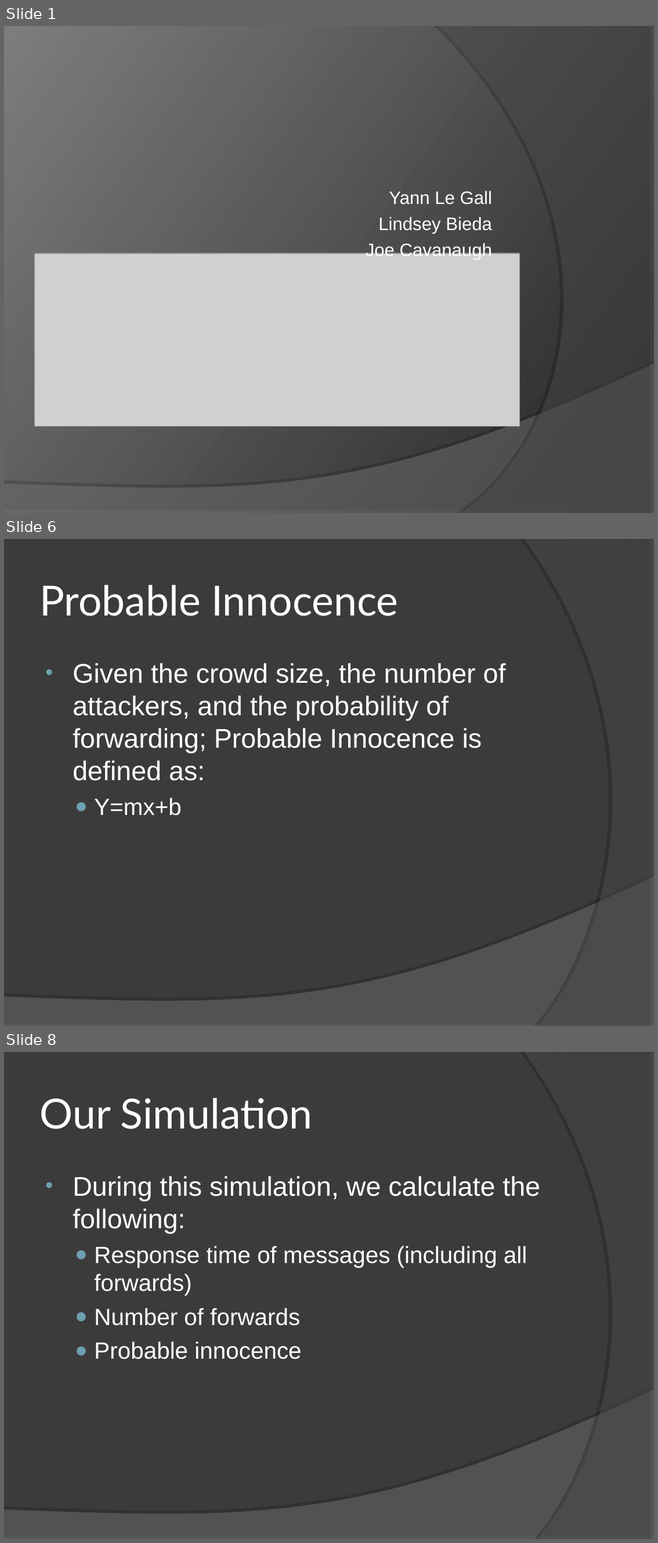
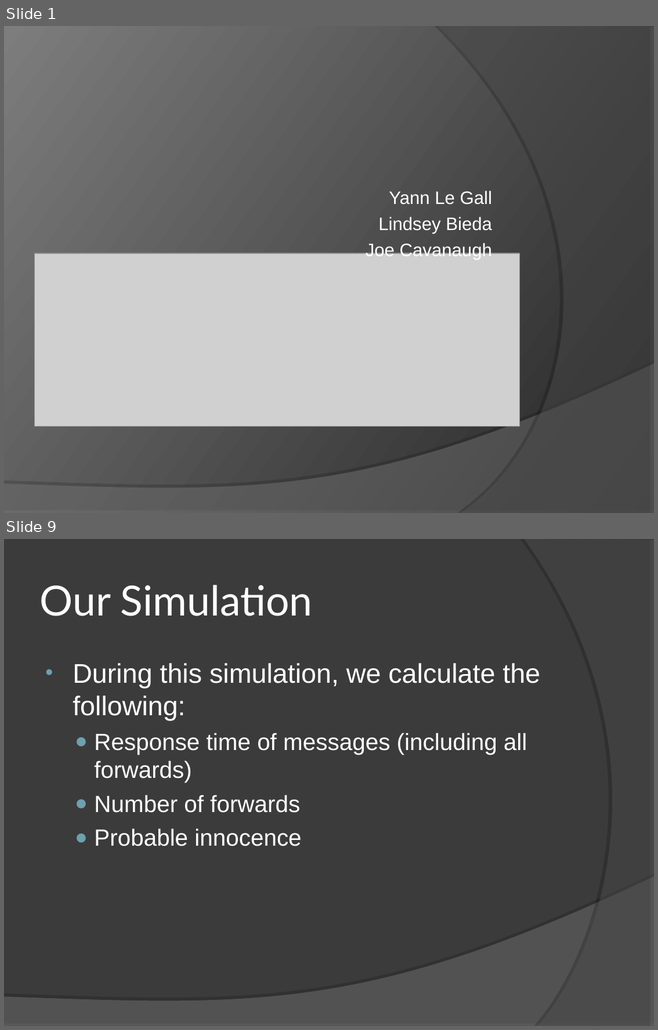
Before and after one commit to jvc11/CrowdsSim, a slide deck: Crowds_YannLindseyJoe.ppt. Shown one above the other, each under a label of ours: slides 1, 6 and 8 before the commit, slides 1 and 9 after it; the slides between them are not shown. The pictures are 658x1543 and 658x1030 pixels, drawn with LibreOffice and Linux fonts; fonts in the diff are those of the drawing; grey boxes stand for pictures. Boxes give left, top, right and bottom in pixels: in the first picture for what was removed or moved away, otherwise in the second. Text is boxed around its words. In the diff, an @@ line names an element or a change of style, - is before the commit and + after.

```diff
--- a/Crowds_YannLindseyJoe.ppt
+++ b/Crowds_YannLindseyJoe.ppt
@@ slide 6 removed at bbox=[4, 539, 654, 1026], background #3B3B3B; not listed: 2 template elements that a slide beside it also shows @@
@@ title removed at bbox=[40, 585, 398, 616] @@
-Probable Innocence
@@ text removed at bbox=[72, 663, 506, 816] @@
-• Given the crowd size, the number of attackers, and the probability of forwarding; Probable Innocence is defined as:
-  ● Y=mx+b
@@ what was slide 8 is now slide 9 @@
```
Also in this commit, not shown: 5 slides changed, 8 slides added, 2 other slides removed, 1 other file.
